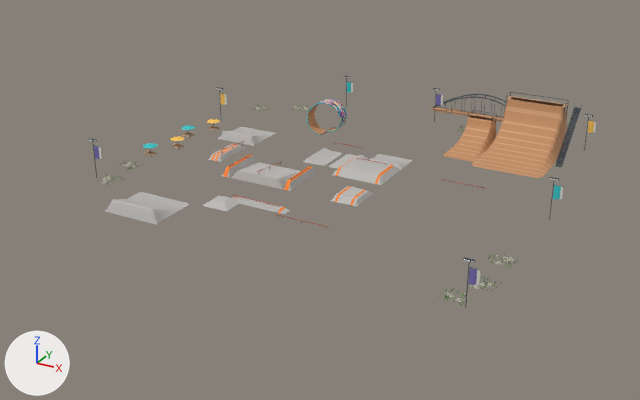
What one commit did to the glTF model games/skatepark/solkajen/park.glb.
Camera for both pictures: a 50 mm camera at (96.4, -186.8, 84.8) aimed at (-4.4, -3.5, -6.9). The axes (+X, +Y, +Z) are drawn at lower left. The lights are the same throughout. The picture after the commit comes second.

Objects in the first picture: 'Bågbron och strandrabatter', 'Graffitiloop och grindrails', 'Ljusmaster, vimplar, utsiktstorn och uteservering', 'Transitions, trappor och streetplaza'.
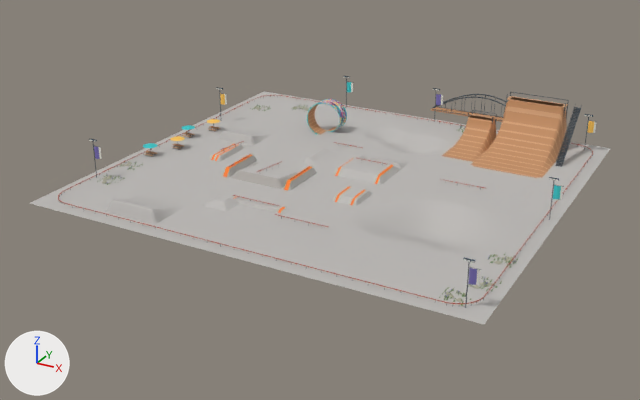
The change, as a list of edits to the scene's bpy script:
```text
Add me_bowlar_och_betongplatta:
    me_bowlar_och_betongplatta.from_pydata(...)  # 47025 vertices, 93184 faces; spans x -56.0..56.0, y -52.0..52.0, z -4.6..0.0
    me_bowlar_och_betongplatta.materials.append(mat_concrete)  # grey #bcb9b6
Add ob_solkajenplaza:
    ob_solkajenplaza = bpy.data.objects.new('SolkajenPlaza', me_bowlar_och_betongplatta)
    ob_solkajenplaza.location = (0.0, 0.0, 0.0)
```

Where the change shows, as pixel boxes (x1, y1, x2, y2) in the pictures (640 x 400 px):
'SolkajenPlaza', added
    after: (30, 91, 611, 324)
